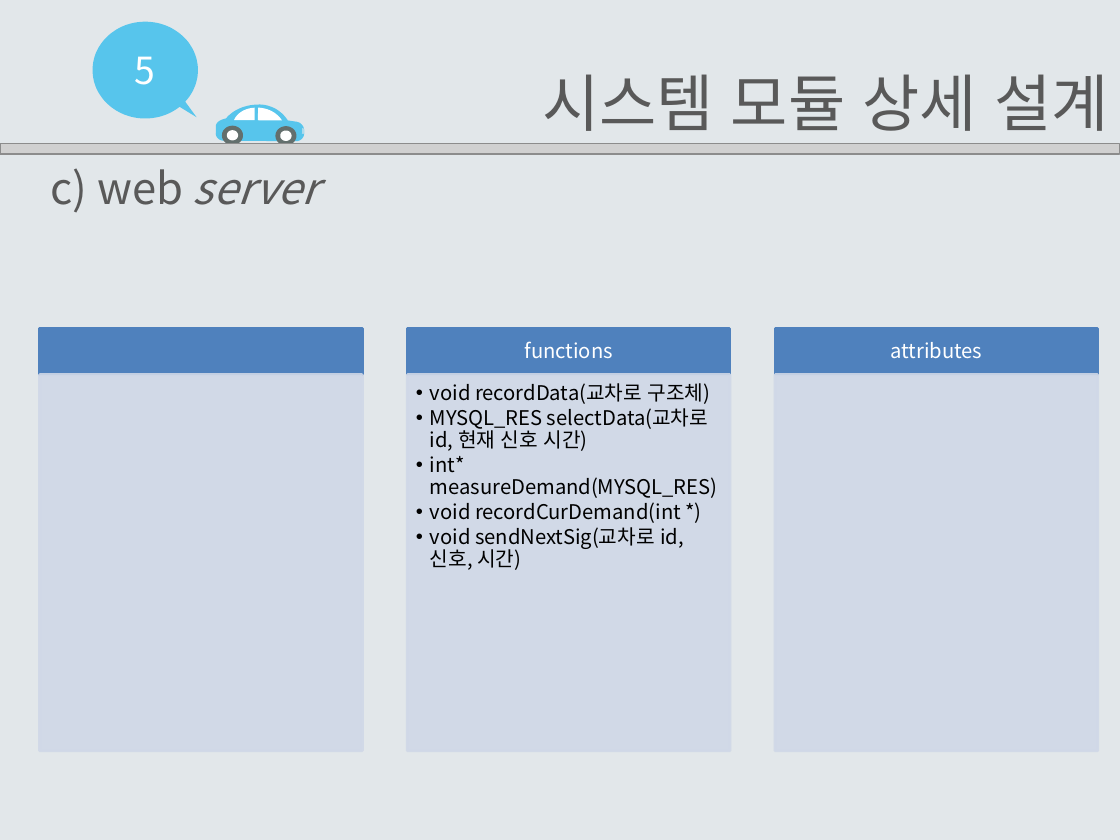
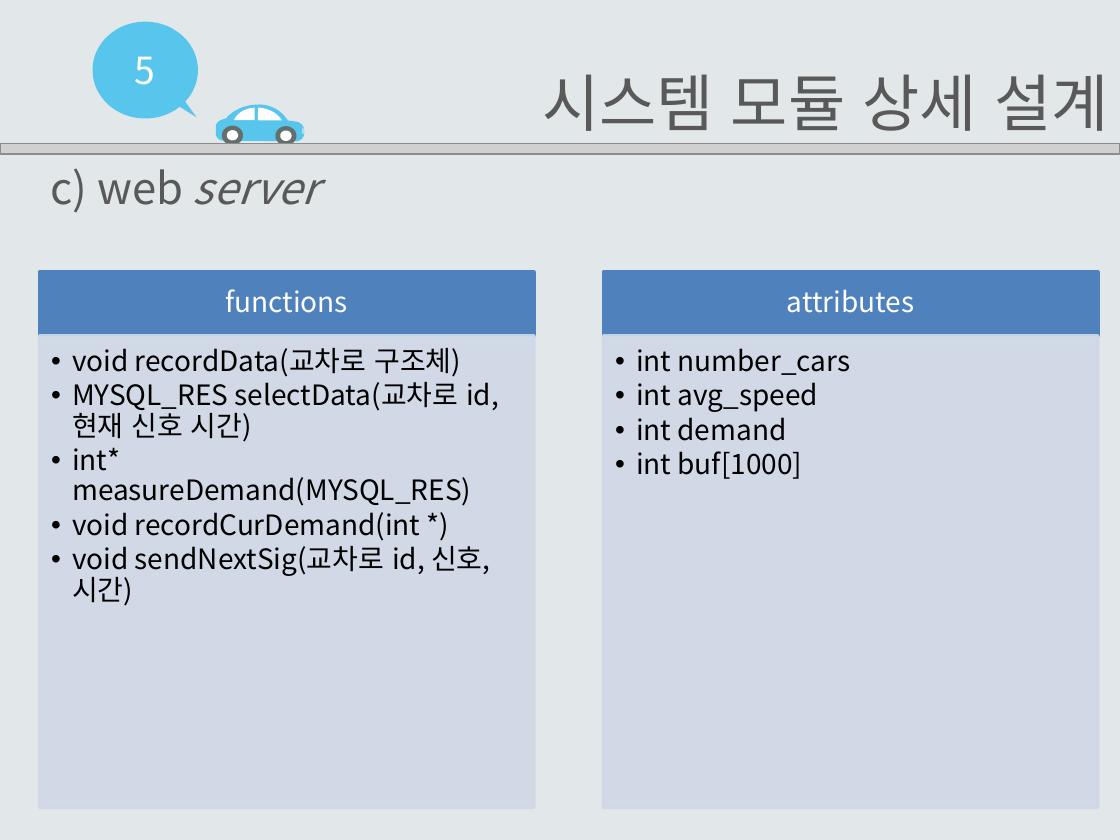
Before and after one commit to EomHeeSang/grad_proj, a slide deck: slide 17 of 발표자료/설계서2-14(엄희상,박주호,김태경).pptx (slide 16 before the commit). Drawn at 1120x840 pixels with LibreOffice and Linux fonts; fonts in the diff are those of the drawing; grey boxes stand for pictures. Boxes give left, top, right and bottom in pixels: in the first picture for what was removed or moved away, otherwise in the second. Text is boxed around its words. In the diff, an @@ line names an element or a change of style, - is before the commit and + after.

```diff
--- a/발표자료/설계서2-14(엄희상,박주호,김태경).pptx
+++ b/발표자료/설계서2-14(엄희상,박주호,김태경).pptx
@@ text "functions" at (225, 289, 347, 313): size 13 to 18 pt; more space between paragraphs @@
@@ text "functions": place and size @@
-text "functions" at (525, 341, 613, 358)
+text "functions" at (225, 289, 347, 313)
@@ rectangle: place and size @@
-rectangle at (39, 329, 362, 375)
+rectangle at (39, 272, 534, 336)
@@ text "attributes": place and size @@
-text "attributes" at (891, 342, 983, 358)
+text "attributes" at (787, 289, 914, 313)
@@ text "attributes" at (787, 289, 914, 313): size 13 to 18 pt; more space between paragraphs @@
@@ rectangle: place and size @@
-rectangle at (775, 329, 1098, 375)
+rectangle at (604, 272, 1099, 336)
@@ rectangle removed at (408, 329, 730, 375) @@
@@ text "void recordData(교차로 구조체)": place and size @@
-text "void recordData(교차로 구조체)" at (430, 383, 717, 570)
+text "void recordData(교차로 구조체)" at (72, 348, 499, 606)
@@ text "void recordData(교차로 구조체)" at (72, 348, 499, 606): size 13 to 18 pt; indent changed @@
@@ rectangle: place and size @@
-rectangle at (39, 375, 362, 752)
+rectangle at (39, 336, 534, 808)
@@ rectangle: place and size @@
-rectangle at (775, 375, 1098, 752)
+rectangle at (604, 336, 1099, 808)
@@ text added at (636, 348, 851, 479), 18 pt, text #000000 @@
+  •• int number_cars
+  •• int avg_speed
+  •• int demand
+  •• int buf[1000]
@@ rectangle removed at (408, 375, 730, 752) @@
```
Also in this commit, not shown: 10 other slides changed, 2 slides added, 1 slide removed.
